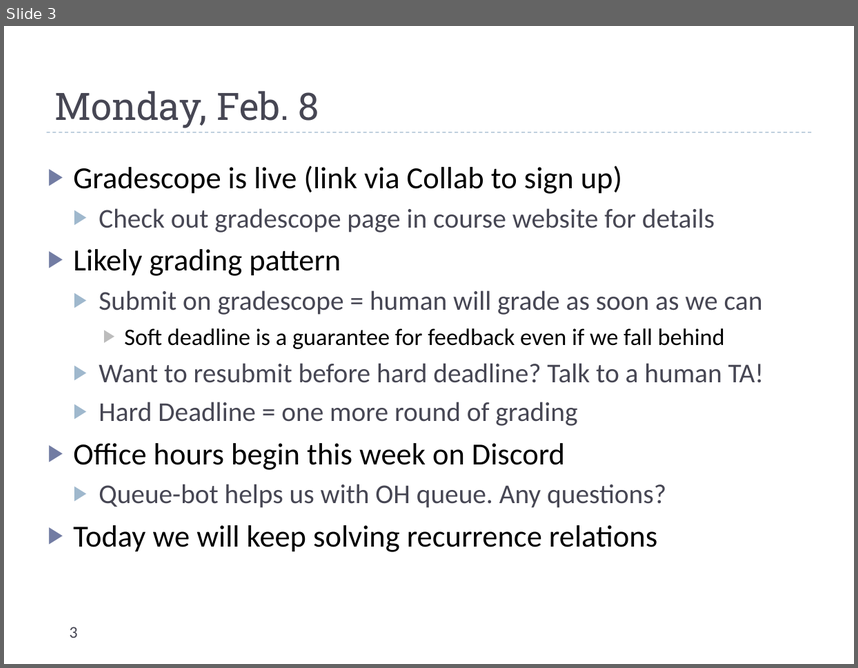
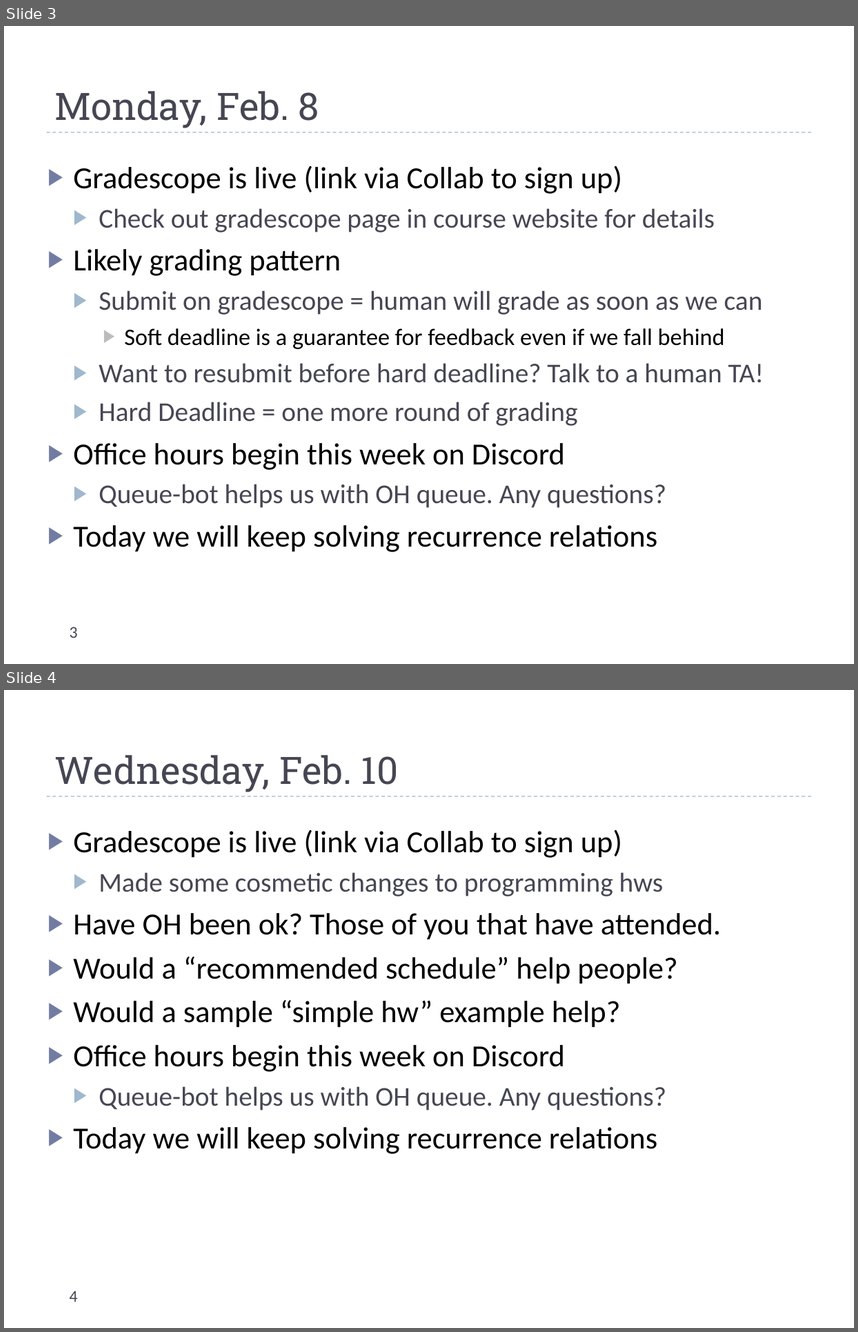
Before and after one commit to uva-cs/cs4102-f21, a slide deck: slides/dailyannouncements_mf.pptx. Shown one above the other, each under a label of ours: slide 3 before the commit, slides 3 and 4 after it. The pictures are 858x668 and 858x1332 pixels, drawn with LibreOffice and Linux fonts; fonts in the diff are those of the drawing. Boxes give left, top, right and bottom in pixels: in the first picture for what was removed or moved away, otherwise in the second. Text is boxed around its words. In the diff, an @@ line names an element or a change of style, - is before the commit and + after.

```diff
--- a/slides/dailyannouncements_mf.pptx
+++ b/slides/dailyannouncements_mf.pptx
@@ slide 4 added at (x1=4, y1=690, x2=854, y2=1328), background #FFFFFF; not listed: 1 template element that a slide beside it also shows @@
@@ title added at (x1=55, y1=755, x2=399, y2=792), 32 pt, text #464653 @@
+Wednesday, Feb. 10
@@ text added at (x1=73, y1=829, x2=721, y2=1154), 26 pt, text #000000 @@
+▶ Gradescope is live (link via Collab to sign up)
+  ▶ Made some cosmetic changes to programming hws
+▶ Have OH been ok? Those of you that have attended.
+▶ Would a “recommended schedule” help people?
+▶ Would a sample “simple hw” example help?
+▶ Office hours begin this week on Discord
+  ▶ Queue-bot helps us with OH queue. Any questions?
+▶ Today we will keep solving recurrence relations
@@ page number added at (x1=70, y1=1290, x2=78, y2=1301), 14 pt, text #464653 @@
+4
```
Also in this commit, not shown: 3 other files.
